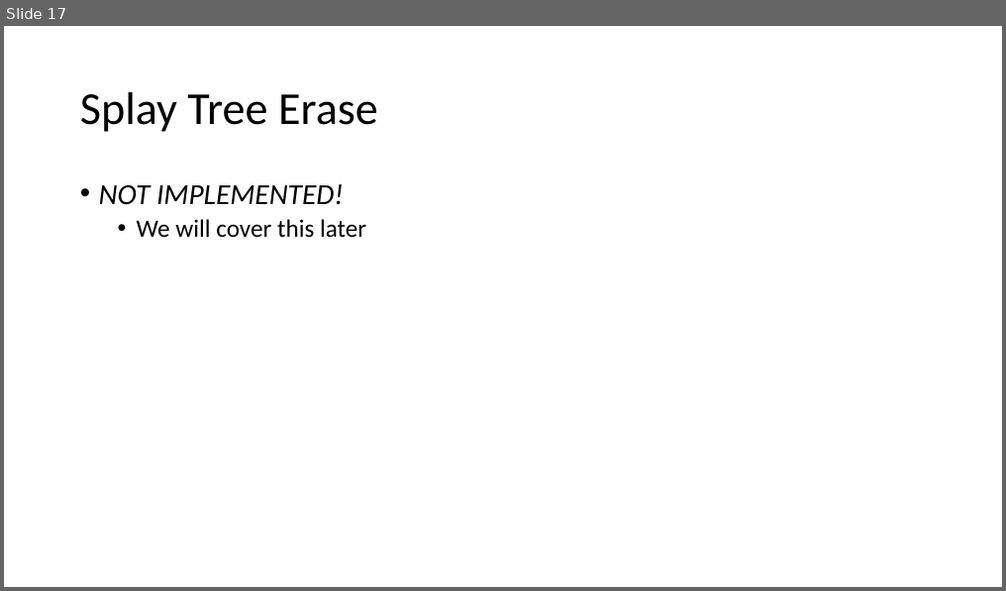
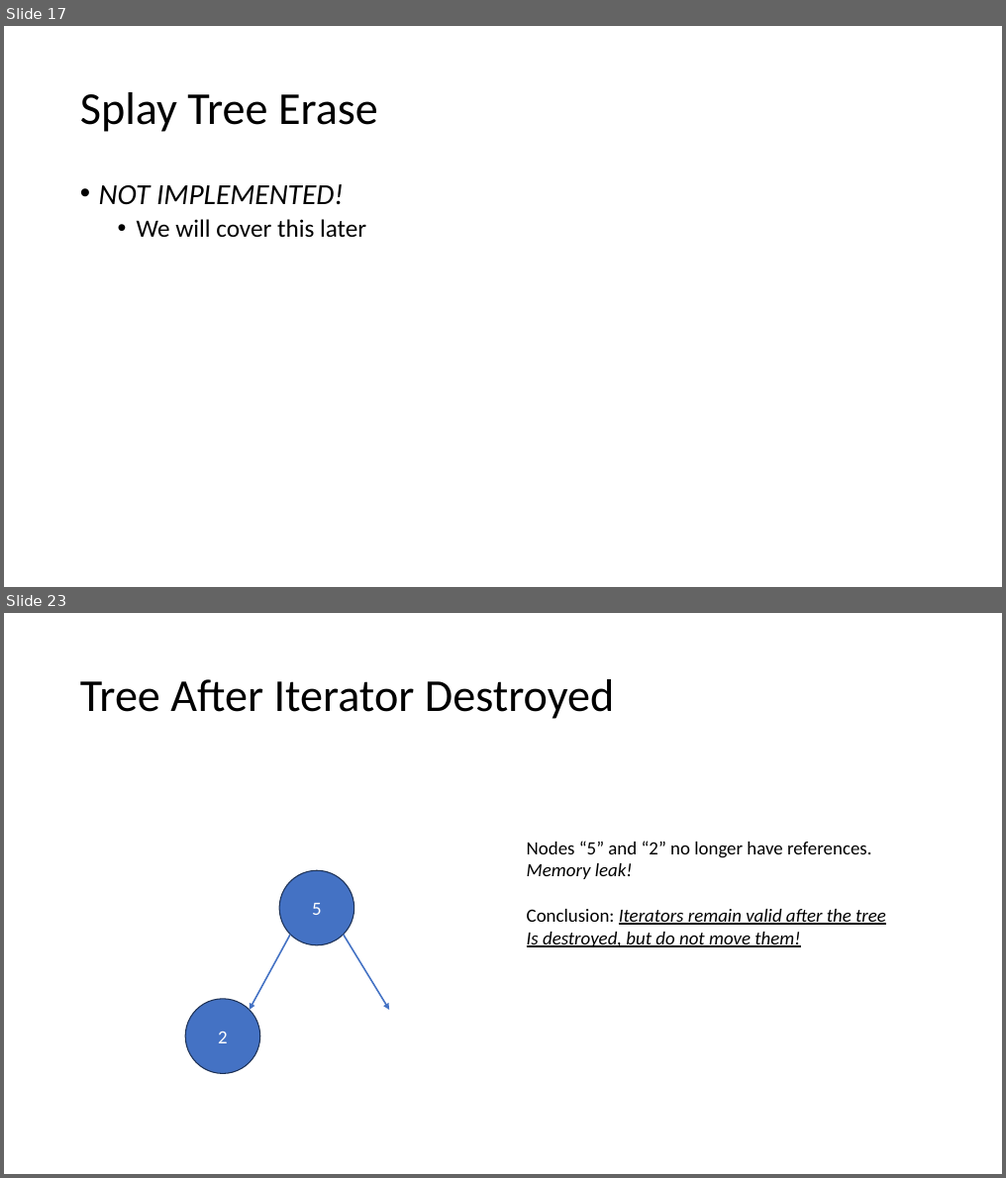
Before and after one commit to pchapin/cpp, a slide deck: SplayTree/SplayTrees.pptx. Shown one above the other, each under a label of ours: slide 17 before the commit, slides 17 and 23 after it; the slides between them are not shown. The pictures are 1006x591 and 1006x1178 pixels, drawn with LibreOffice and Linux fonts; fonts in the diff are those of the drawing. Boxes give left, top, right and bottom in pixels: in the first picture for what was removed or moved away, otherwise in the second. Text is boxed around its words. In the diff, an @@ line names an element or a change of style, - is before the commit and + after.

```diff
--- a/SplayTree/SplayTrees.pptx
+++ b/SplayTree/SplayTrees.pptx
@@ slide 23 added at (x1=4, y1=613, x2=1002, y2=1174), background #FFFFFF @@
@@ title added at (x1=80, y1=679, x2=614, y2=719), 44 pt, text #000000 @@
+Tree After Iterator Destroyed
@@ text added at (x1=527, y1=841, x2=886, y2=948), 18 pt, text #000000, italic, underline @@
+Nodes “5” and “2” no longer have references.
+Memory leak!
+Conclusion: Iterators remain valid after the tree
+Is destroyed, but do not move them!
@@ ellipse added at (x1=279, y1=870, x2=354, y2=946), fill #4472C4, outline #1E3256 1 pt, 18 pt, text #FFFFFF @@
+5
@@ arrow added from (291, 935) to (250, 1010), #4472C4 1.5 pt @@
@@ arrow added from (344, 935) to (389, 1010), #4472C4 1.5 pt @@
@@ ellipse added at (x1=185, y1=999, x2=260, y2=1074), fill #4472C4, outline #1E3256 1 pt, 18 pt, text #FFFFFF @@
+2
```
Also in this commit, not shown: 9 slides changed, 3 other slides added.
